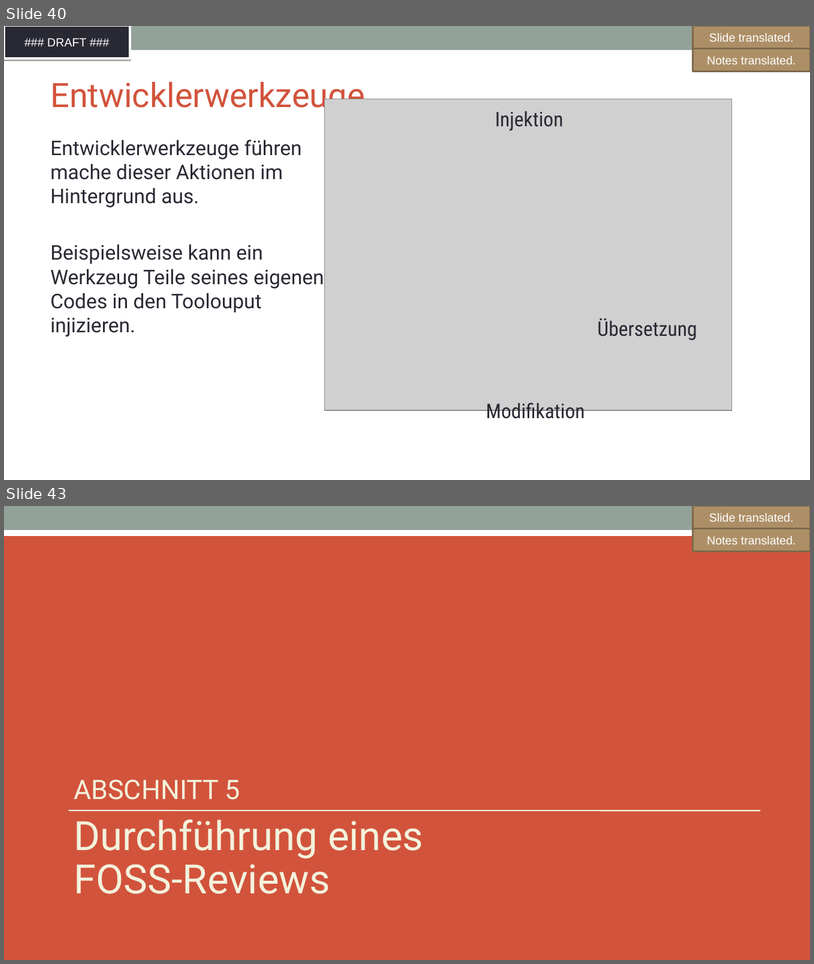
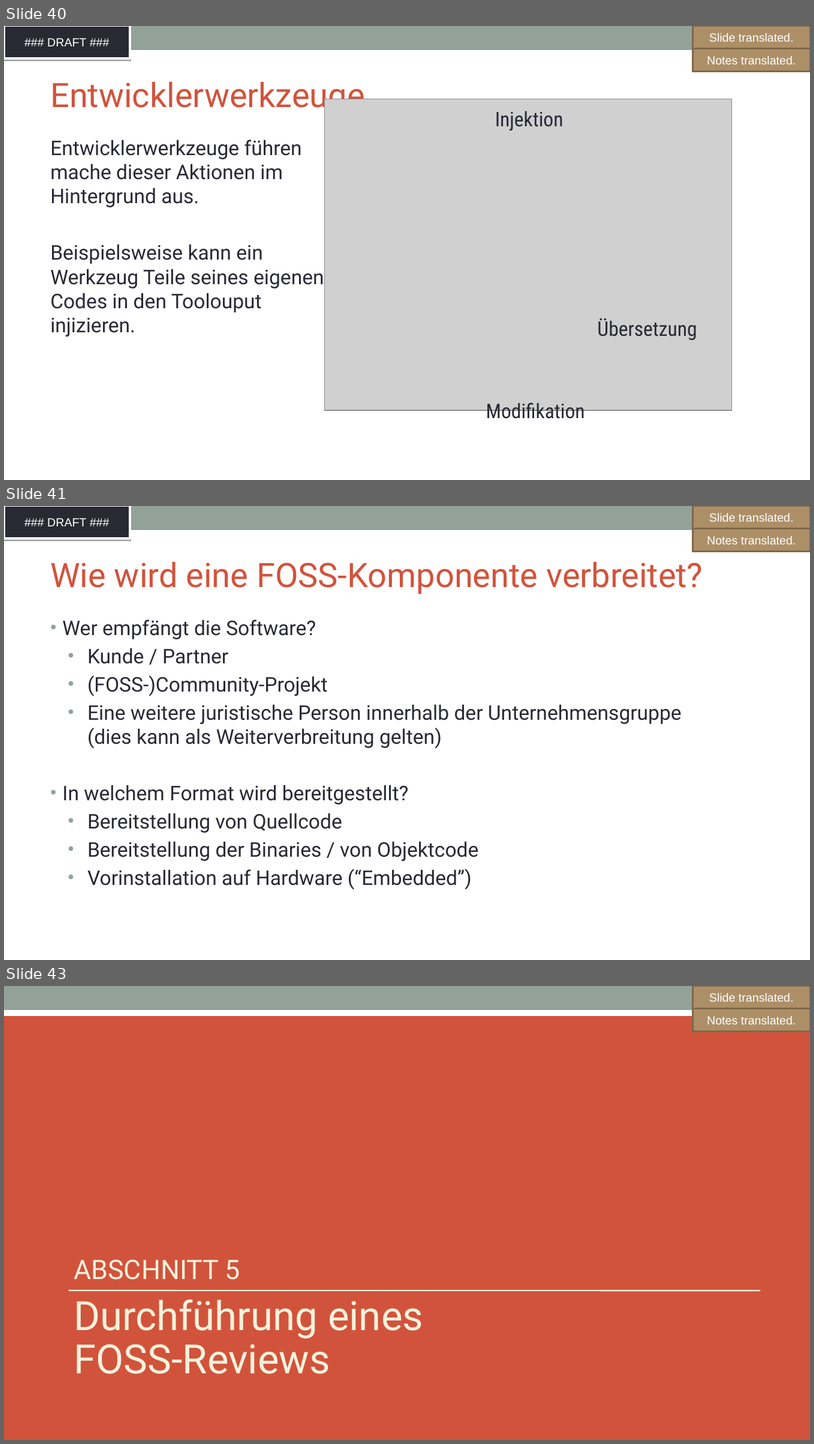
Before and after one commit to SThanheiser/curriculum, a slide deck: translation-DE/slides/DFT_openchain-curriculum-for-1-1_GER.odp. Shown one above the other, each under a label of ours: slides 40 and 43 before the commit, slides 40, 41 and 43 after it; the slides between them are not shown. The pictures are 814x964 and 814x1444 pixels, drawn with LibreOffice and Linux fonts; fonts in the diff are those of the drawing; grey boxes stand for pictures; background and template pictures are left out. Boxes give left, top, right and bottom in pixels: in the first picture for what was removed or moved away, otherwise in the second. Text is boxed around its words. In the diff, an @@ line names an element or a change of style, - is before the commit and + after.

```diff
--- a/translation-DE/slides/DFT_openchain-curriculum-for-1-1_GER.odp
+++ b/translation-DE/slides/DFT_openchain-curriculum-for-1-1_GER.odp
@@ slide 41 added at box(4, 506, 810, 960), background #FFFFFF; not listed: 2 template elements that a slide beside it also shows @@
@@ freeform shape added at box(693, 506, 810, 529), fill #AD8F67, outline #7E684A 2.01 pt, 14 pt, text #FFFFFF @@
+Slide translated.
@@ freeform shape added at box(693, 528, 810, 552), fill #AD8F67, outline #7E684A 2.01 pt, 14 pt, text #FFFFFF @@
+Notes translated.
@@ title added at box(50, 562, 703, 594), 40 pt, text #D2533C @@
+Wie wird eine FOSS-Komponente verbreitet?
@@ text added at box(62, 619, 682, 889), 24 pt, text #292934 @@
+• Wer empfängt die Software?
+  • Kunde / Partner
+  • (FOSS-)Community-Projekt
+  • Eine weitere juristische Person innerhalb der Unternehmensgruppe
+    (dies kann als Weiterverbreitung gelten)
+• In welchem Format wird bereitgestellt?
+  • Bereitstellung von Quellcode
+  • Bereitstellung der Binaries / von Objektcode
+  • Vorinstallation auf Hardware (“Embedded”)
```
Also in this commit, not shown: 13 slides changed, 6 other slides added, 7 slides removed, 1 other file.
